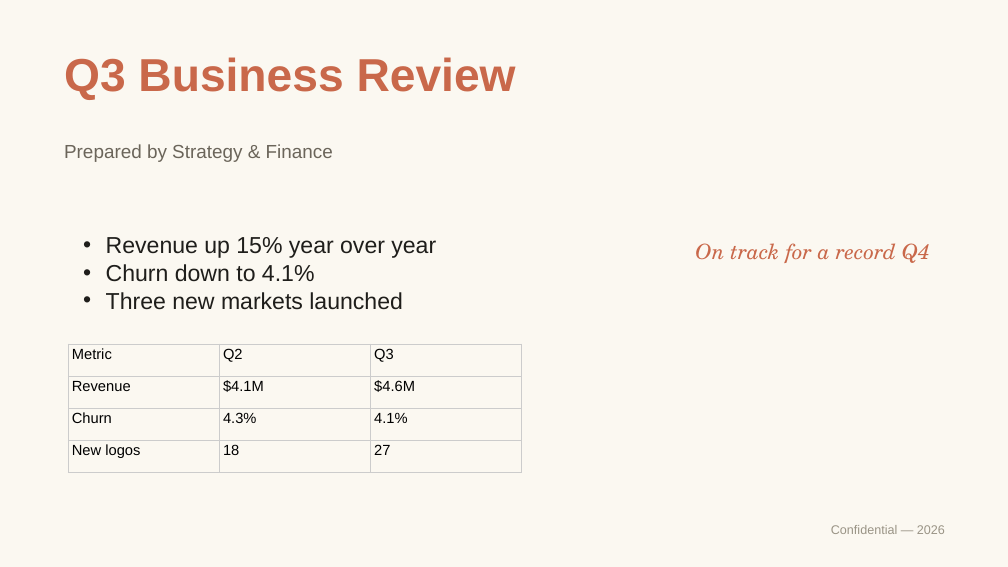
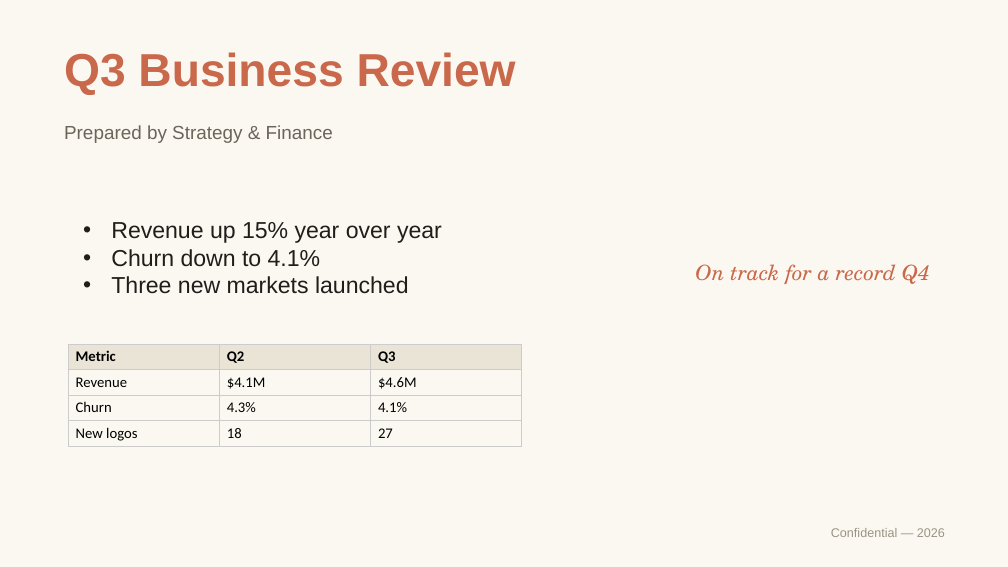
Before and after one commit to sugatoray/pptxdiff, a slide deck: slide 1 of docs/assets/sample_after.pptx. Drawn at 1008x567 pixels with LibreOffice and Linux fonts; fonts in the diff are those of the drawing. Boxes give left, top, right and bottom in pixels: in the first picture for what was removed or moved away, otherwise in the second. Text is boxed around its words. In the diff, an @@ line names an element or a change of style, - is before the commit and + after.

```diff
--- a/docs/assets/sample_after.pptx
+++ b/docs/assets/sample_after.pptx
@@ vertical alignment top to middle in 4 elements at [831, 528, 945, 537], [695, 264, 930, 284], [64, 52, 516, 95], [64, 125, 333, 143] @@
@@ text "Prepared by Strategy & Finance": place and size @@
-text "Prepared by Strategy & Finance" at [64, 144, 333, 162]
+text "Prepared by Strategy & Finance" at [64, 125, 333, 143]
@@ text "Revenue up 15% year over ...": place and size @@
-text "Revenue up 15% year over ..." at [106, 237, 436, 310]
+text "Revenue up 15% year over ..." at [111, 222, 442, 294]
@@ text "Revenue up 15% year over ..." at [111, 222, 442, 294]: indent changed; vertical alignment top to middle @@
@@ table at [68, 344, 522, 445] @@
@@ fill none to #EAE4D6 in row 1 @@
@@ font Arial to Calibri @@
@@ bold on in "Metric", "Q2", "Q3" @@
@@ borders changed @@
```
Also in this commit, not shown: 4 other slides changed, 12 other files.
